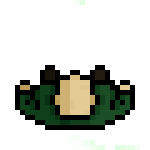
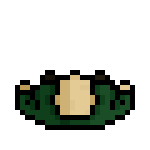
Two versions of the same layered image (150×150). Layer-by-layer changes:
added layer "Layer 7" above "Layer 6" over [left=40, top=70, right=110, bottom=75]
hid "heroStay", painted on it over [left=40, top=0, right=140, bottom=150]
